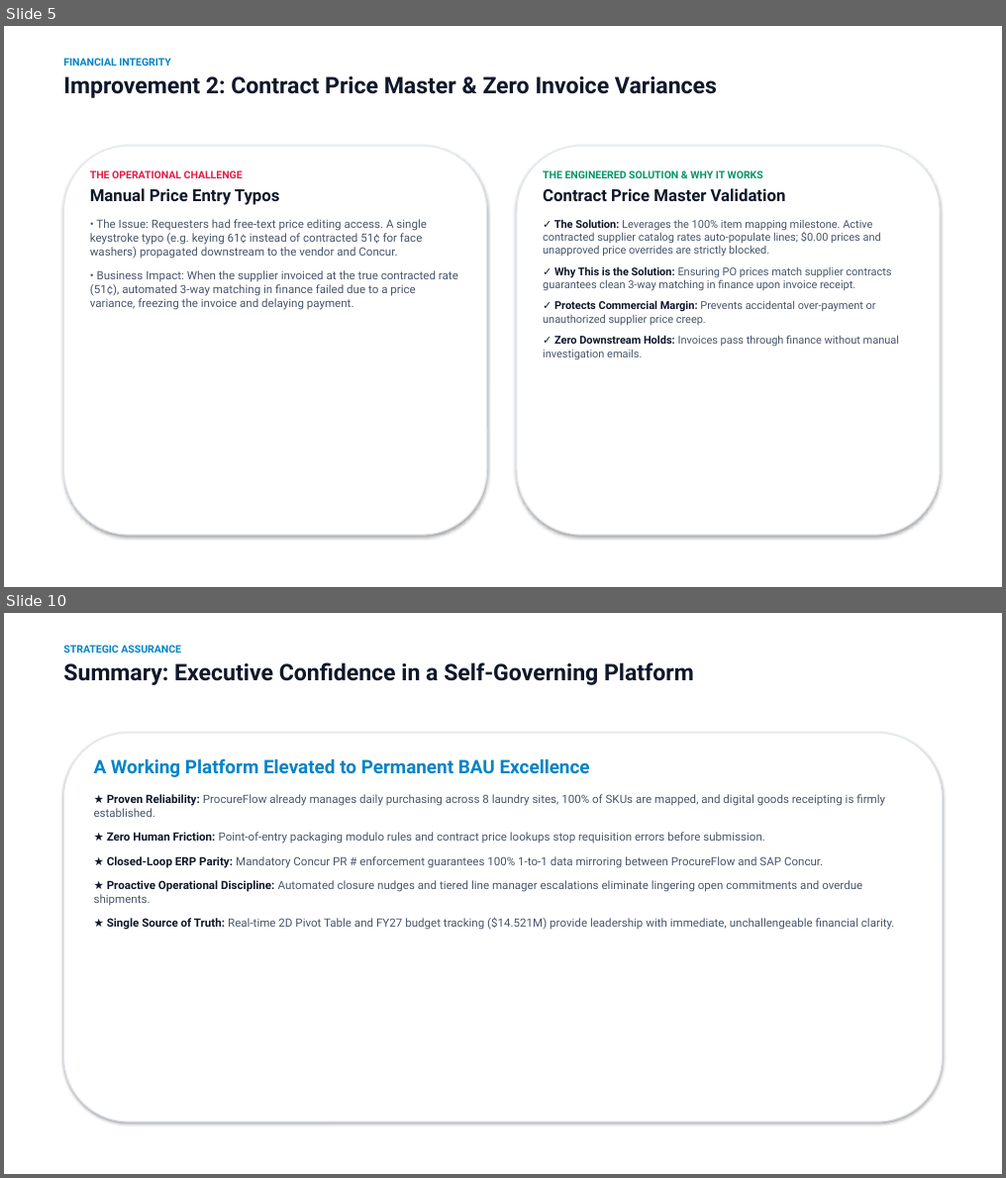
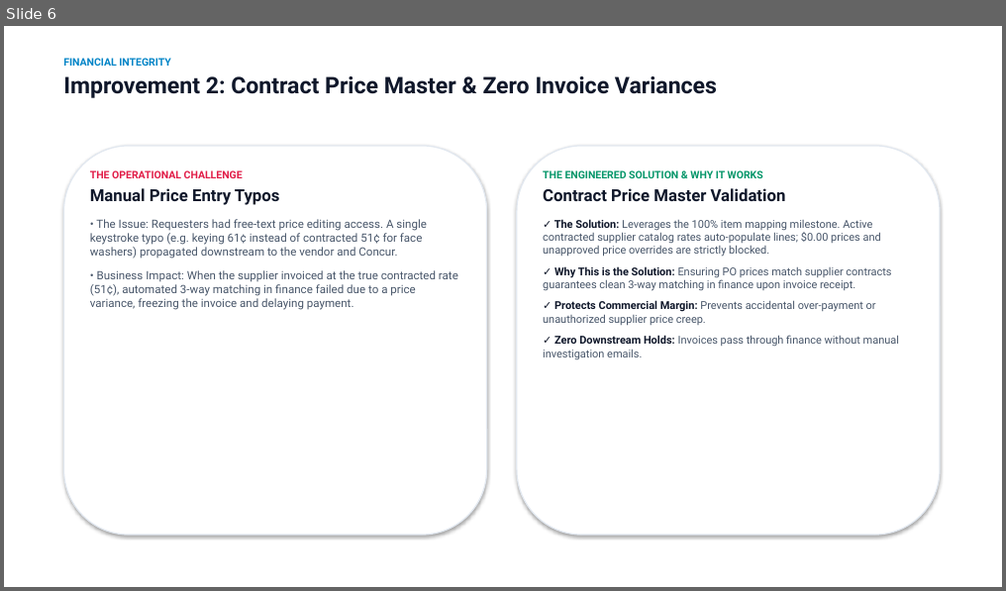
Before and after one commit to SPLGit-Project/ProcureFlow-App, a slide deck: docs/ProcureFlow_Executive_Roadmap.pptx. Shown one above the other, each under a label of ours: slides 5 and 10 before the commit, slide 6 after it; the slides between them are not shown. The pictures are 1006x1178 and 1006x591 pixels, drawn with LibreOffice and Linux fonts; fonts in the diff are those of the drawing. Boxes give left, top, right and bottom in pixels: in the first picture for what was removed or moved away, otherwise in the second. Text is boxed around its words. In the diff, an @@ line names an element or a change of style, - is before the commit and + after.

```diff
--- a/docs/ProcureFlow_Executive_Roadmap.pptx
+++ b/docs/ProcureFlow_Executive_Roadmap.pptx
@@ slide 10 removed at box(4, 613, 1002, 1174), background #FFFFFF @@
@@ text removed at box(63, 645, 694, 685) @@
-STRATEGIC ASSURANCE
-Summary: Executive Confidence in a Self-Governing Platform
@@ rounded rectangle removed at box(63, 733, 943, 1122) @@
@@ text removed at box(94, 759, 895, 930) @@
-A Working Platform Elevated to Permanent BAU Excellence
-★ Proven Reliability: ProcureFlow already manages daily purchasing across 8 laundry sites, 100% of SKUs are mapped, and digital goods receipting is firmly established.
-★ Zero Human Friction: Point-of-entry packaging modulo rules and contract price lookups stop requisition errors before submission.
-★ Closed-Loop ERP Parity: Mandatory Concur PR # enforcement guarantees 100% 1-to-1 data mirroring between ProcureFlow and SAP Concur.
-★ Proactive Operational Discipline: Automated closure nudges and tiered line manager escalations eliminate lingering open commitments and overdue shipments.
-★ Single Source of Truth: Real-time 2D Pivot Table and FY27 budget tracking ($14.521M) provide leadership with immediate, unchallengeable financial clarity.
@@ what was slide 5 is now slide 6 @@
```
Also in this commit, not shown: 6 slides changed, 2 slides added, 1 other slide removed, 2 other files.
